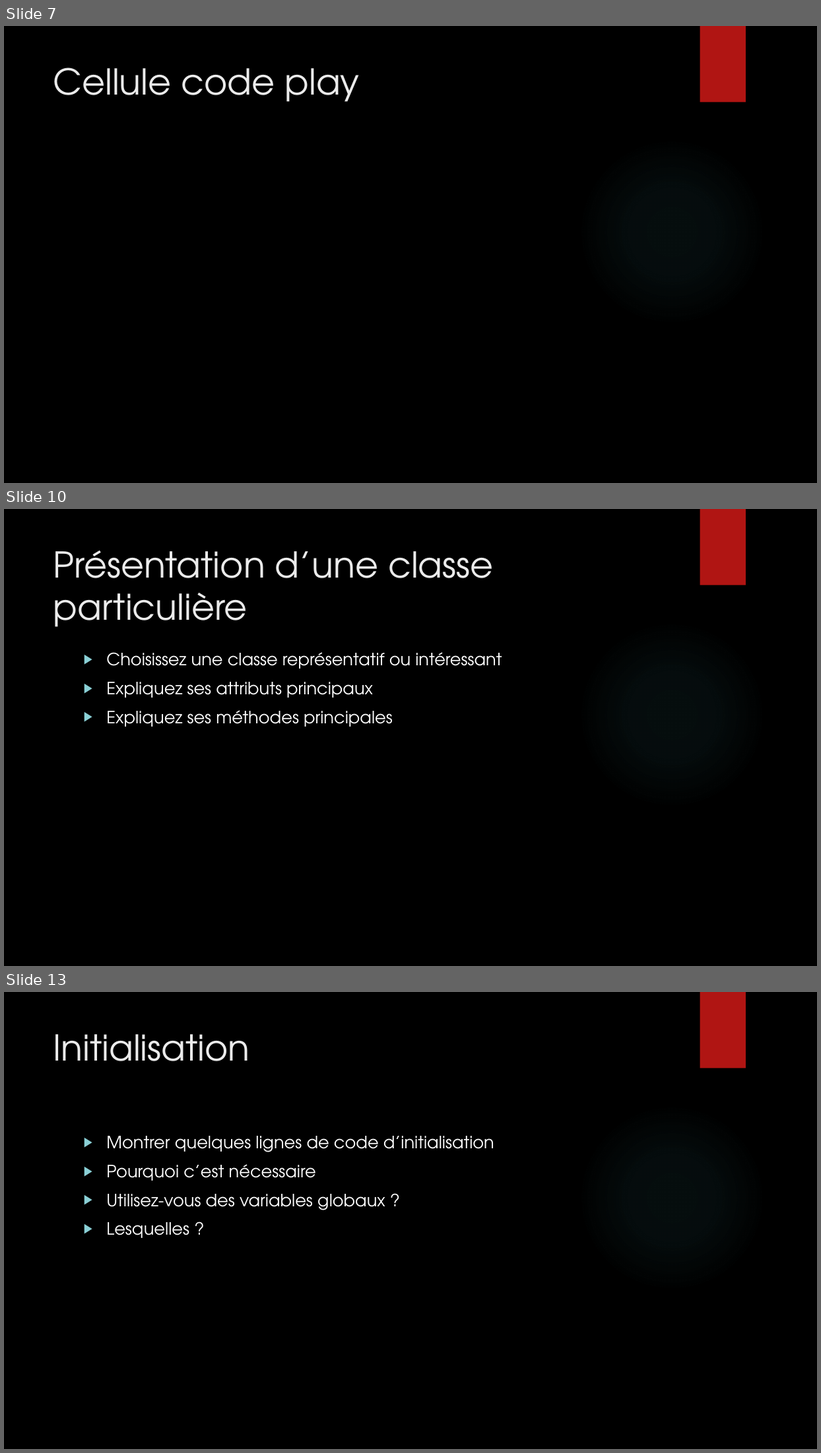
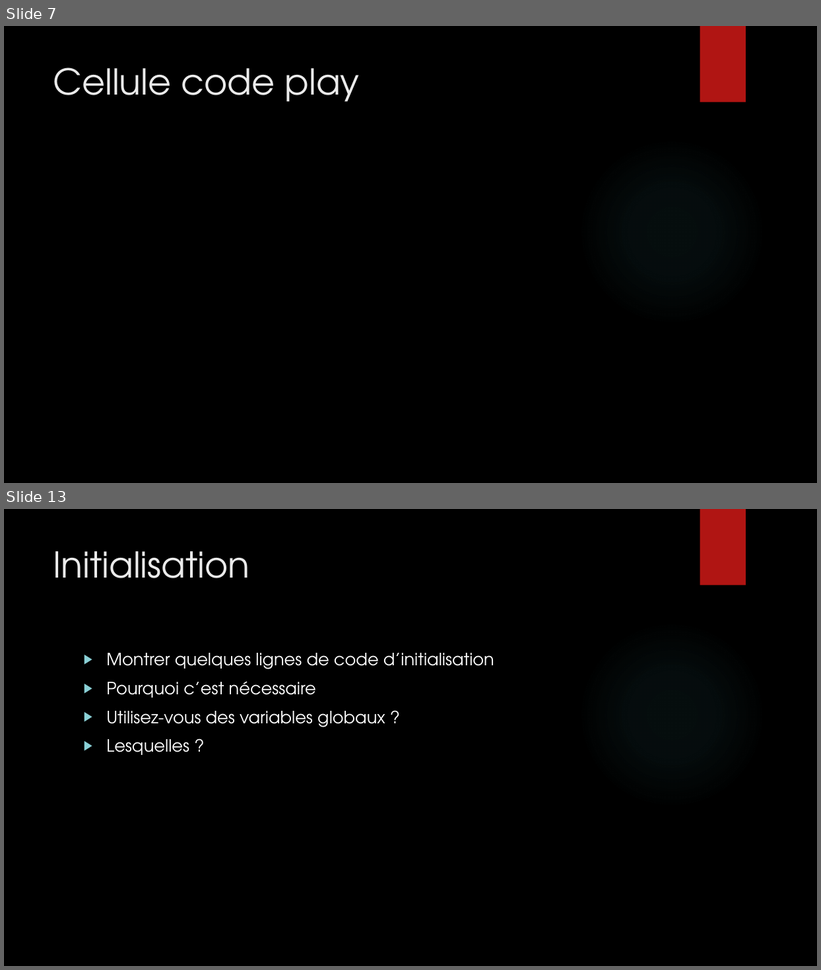
Before and after one commit to Bugnon/oc-2021, a slide deck: src/projet/projet3/Powerpoint_pacman.pptx. Shown one above the other, each under a label of ours: slides 7, 10 and 13 before the commit, slides 7 and 13 after it; the slides between them are not shown. The pictures are 821x1453 and 821x970 pixels, drawn with LibreOffice and Linux fonts; fonts in the diff are those of the drawing; background and template pictures are left out. Boxes give left, top, right and bottom in pixels: in the first picture for what was removed or moved away, otherwise in the second. Text is boxed around its words. In the diff, an @@ line names an element or a change of style, - is before the commit and + after.

```diff
--- a/src/projet/projet3/Powerpoint_pacman.pptx
+++ b/src/projet/projet3/Powerpoint_pacman.pptx
@@ slide 10 removed at bbox=[4, 509, 817, 966], background picture (left out); not listed: 2 template elements that a slide beside it also shows @@
@@ title removed at bbox=[54, 551, 493, 627] @@
-Présentation d’une classe particulière
@@ text removed at bbox=[106, 652, 502, 727] @@
-▶ Choisissez une classe représentatif ou intéressant
-▶ Expliquez ses attributs principaux
-▶ Expliquez ses méthodes principales
```
Also in this commit, not shown: 3 slides changed, 5 slides added, 4 other slides removed.
